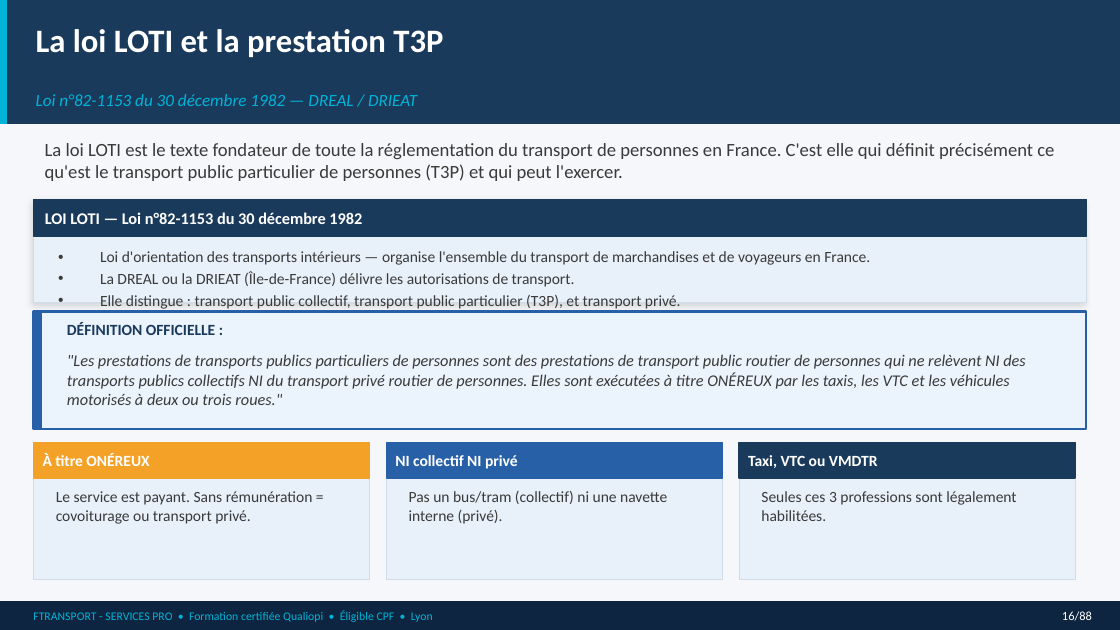
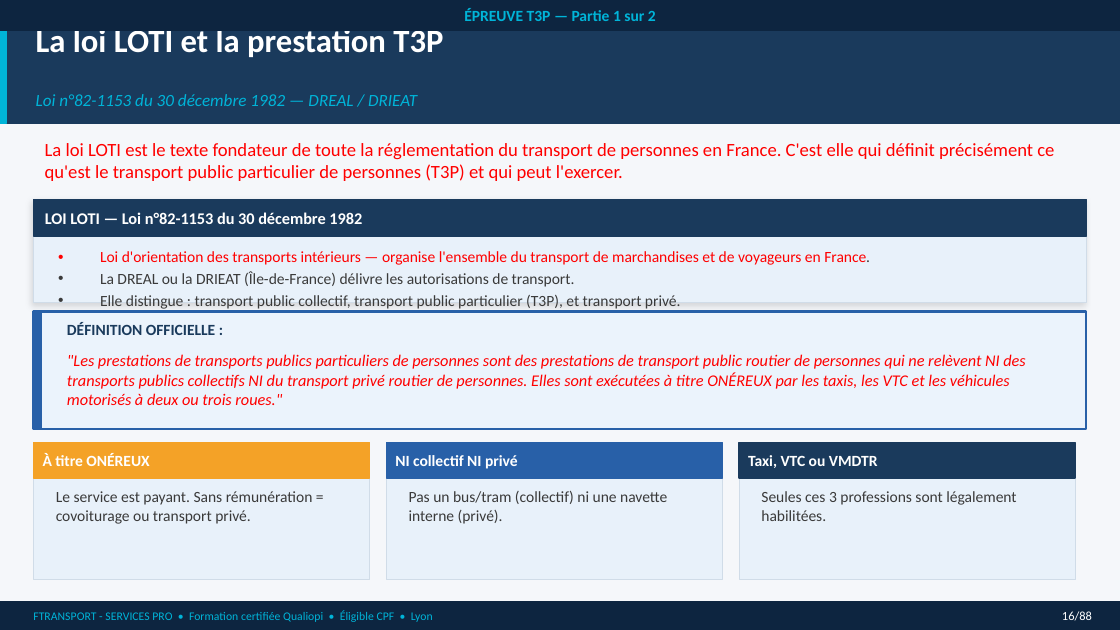
Before and after one commit to nanouf69/insight-learn-manage, a slide deck: slide 14 of public/cours/vtc/A_T3P_partie_1.pptx (slide 16 before the commit). Drawn at 1120x630 pixels with LibreOffice and Linux fonts; fonts in the diff are those of the drawing. Boxes give left, top, right and bottom in pixels: in the first picture for what was removed or moved away, otherwise in the second. Text is boxed around its words. In the diff, an @@ line names an element or a change of style, - is before the commit and + after.

```diff
--- a/public/cours/vtc/A_T3P_partie_1.pptx
+++ b/public/cours/vtc/A_T3P_partie_1.pptx
@@ rectangle added at box(0, 0, 1120, 31), fill #0D2540, 10 pt, text #00B4D8, bold @@
+ÉPREUVE T3P — Partie 1 sur 2
@@ text "La loi LOTI est le ..." at box(45, 143, 1054, 181): text colour #3A3A3A to #FF0000 @@
@@ text at box(100, 251, 870, 265): text colour #3A3A3A to #FF0000 in "Loi d'orientation des transports intérieurs — organise ..." @@
@@ text ""Les prestations de transports publics ..." at box(67, 354, 1025, 405): text colour #3A3A3A to #FF0000 @@
```
Also in this commit, not shown: 41 other slides changed, 7 slides added, 8 slides removed.
